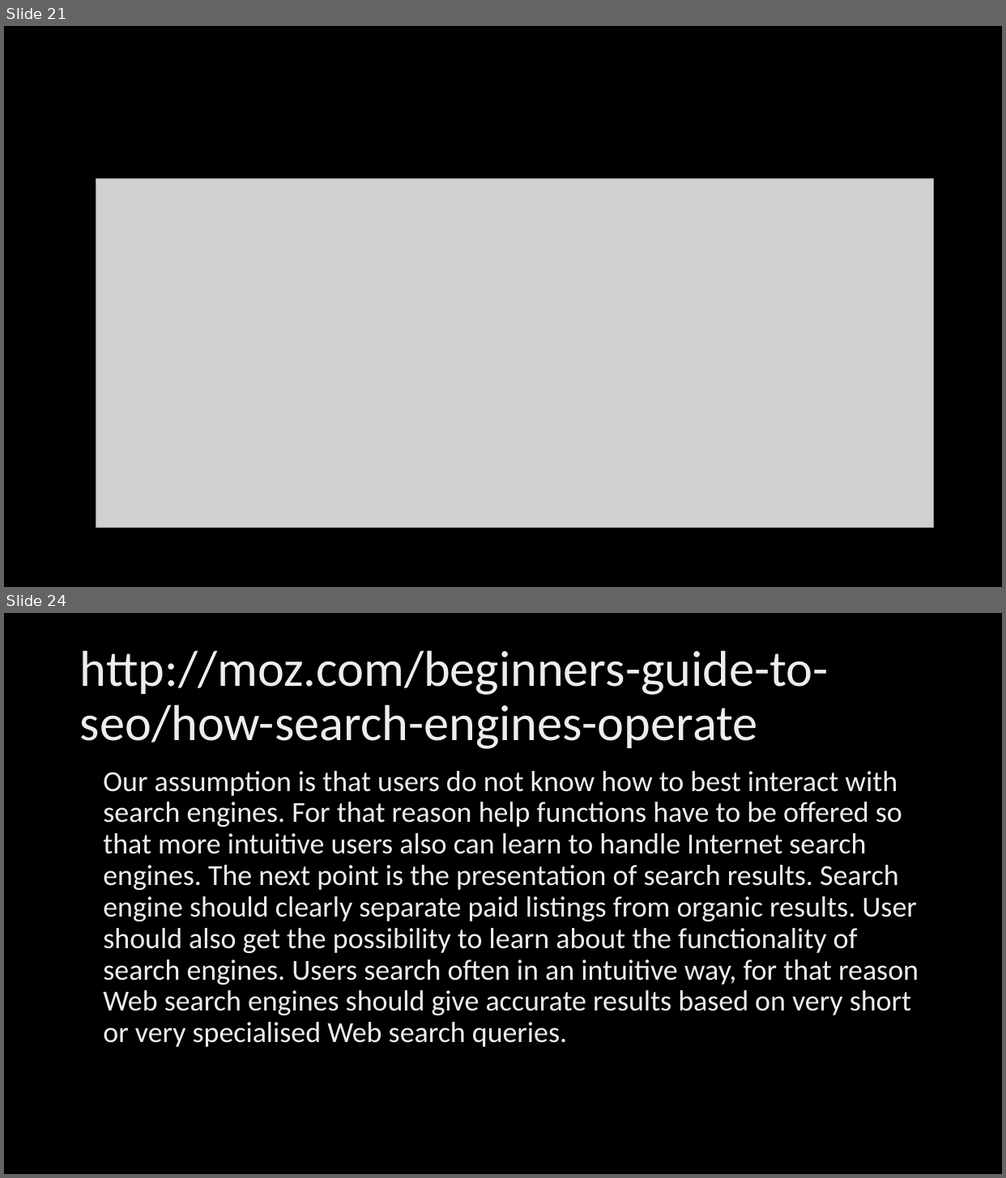
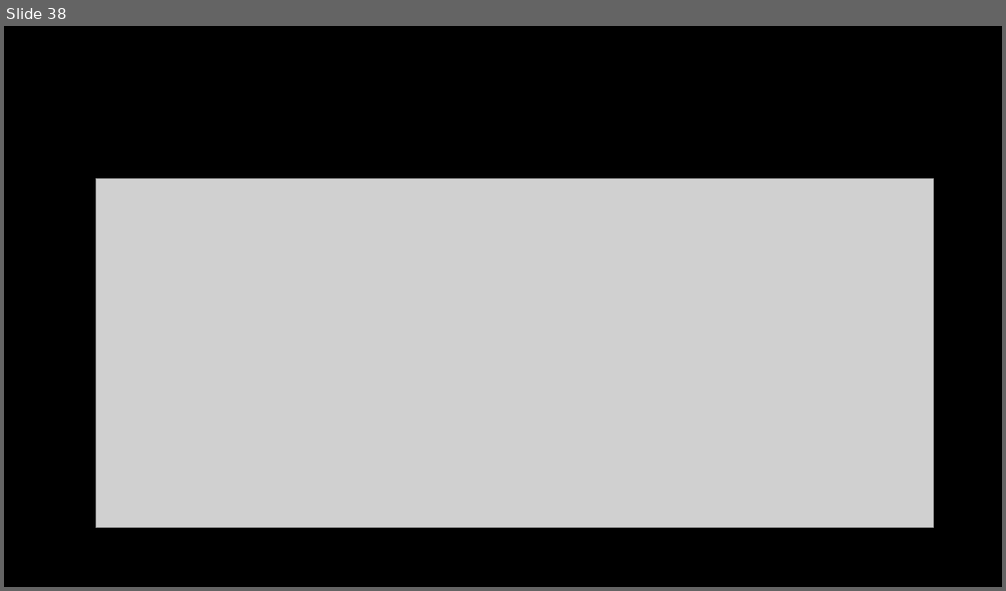
Before and after one commit to MariusKra/InformaciniuSistemuProjektas, a slide deck: IIS pristatymas/Žiniatinklio paieškos rezultatų kokybės vertinimas.pptx. Shown one above the other, each under a label of ours: slides 21 and 24 before the commit, slide 38 after it; the slides between them are not shown. The pictures are 1006x1178 and 1006x591 pixels, drawn with LibreOffice and Linux fonts; fonts in the diff are those of the drawing; grey boxes stand for pictures; background and template pictures are left out. Boxes give left, top, right and bottom in pixels: in the first picture for what was removed or moved away, otherwise in the second. Text is boxed around its words. In the diff, an @@ line names an element or a change of style, - is before the commit and + after.

```diff
--- a/IIS pristatymas/Žiniatinklio paieškos rezultatų kokybės vertinimas.pptx
+++ b/IIS pristatymas/Žiniatinklio paieškos rezultatų kokybės vertinimas.pptx
@@ slide 24 removed at [4, 613, 1002, 1174], background picture (left out) @@
@@ title removed at [80, 650, 829, 749] @@
-http://moz.com/beginners-guide-to-seo/how-search-engines-operate
@@ text removed at [103, 771, 918, 1047] @@
-Our assumption is that users do not know how to best interact with search engines. For that reason help functions have to be offered so that more intuitive users also can learn to handle Internet search engines. The next point is the presentation of search results. Search engine should clearly separate paid listings from organic results. User should also get the possibility to learn about the functionality of search engines. Users search often in an intuitive way, for that reason Web search engines should give accurate results based on very short or very specialised Web search queries.
@@ what was slide 21 is now slide 38 @@
```
Also in this commit, not shown: 3 slides changed, 20 slides added, 6 other slides removed.
